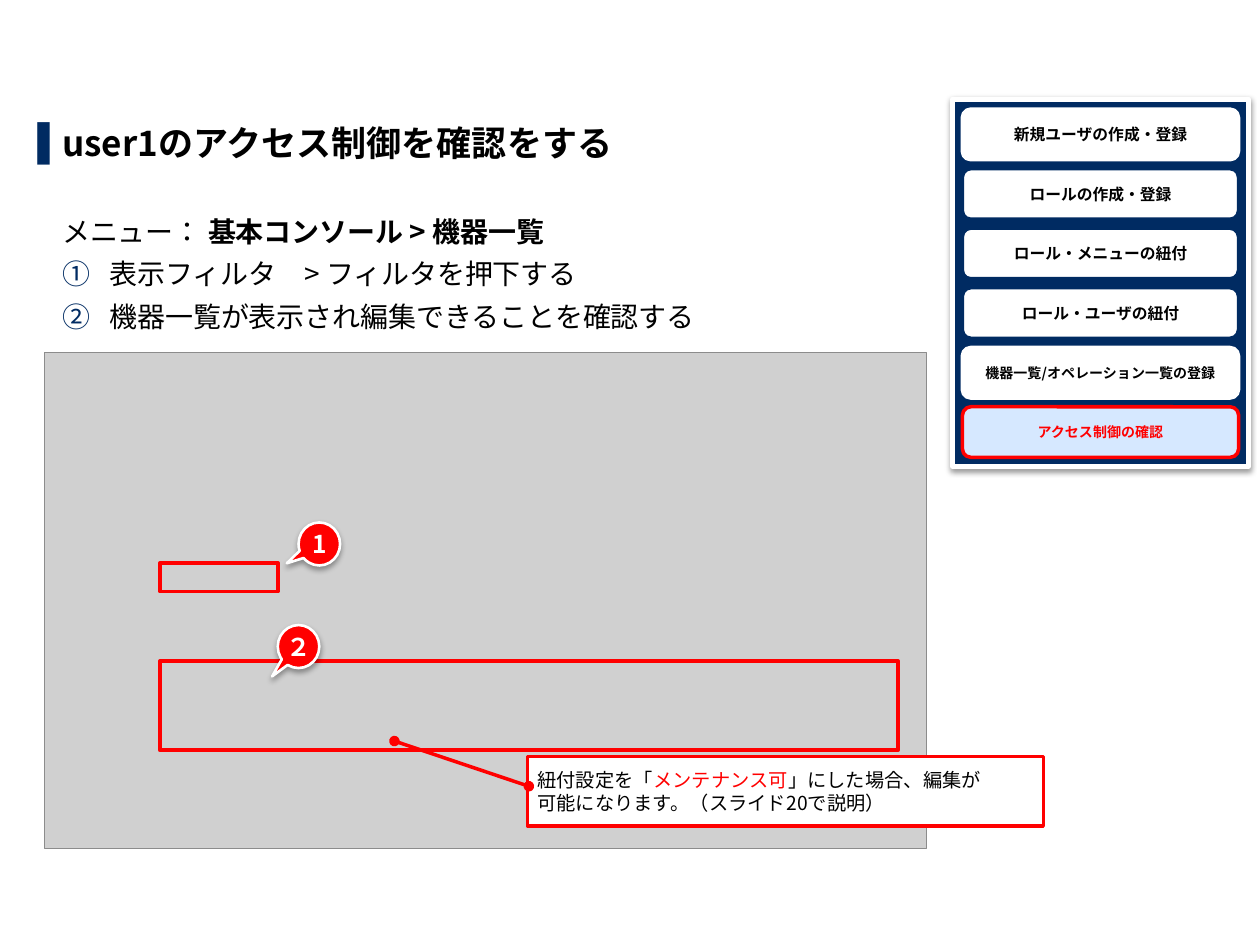
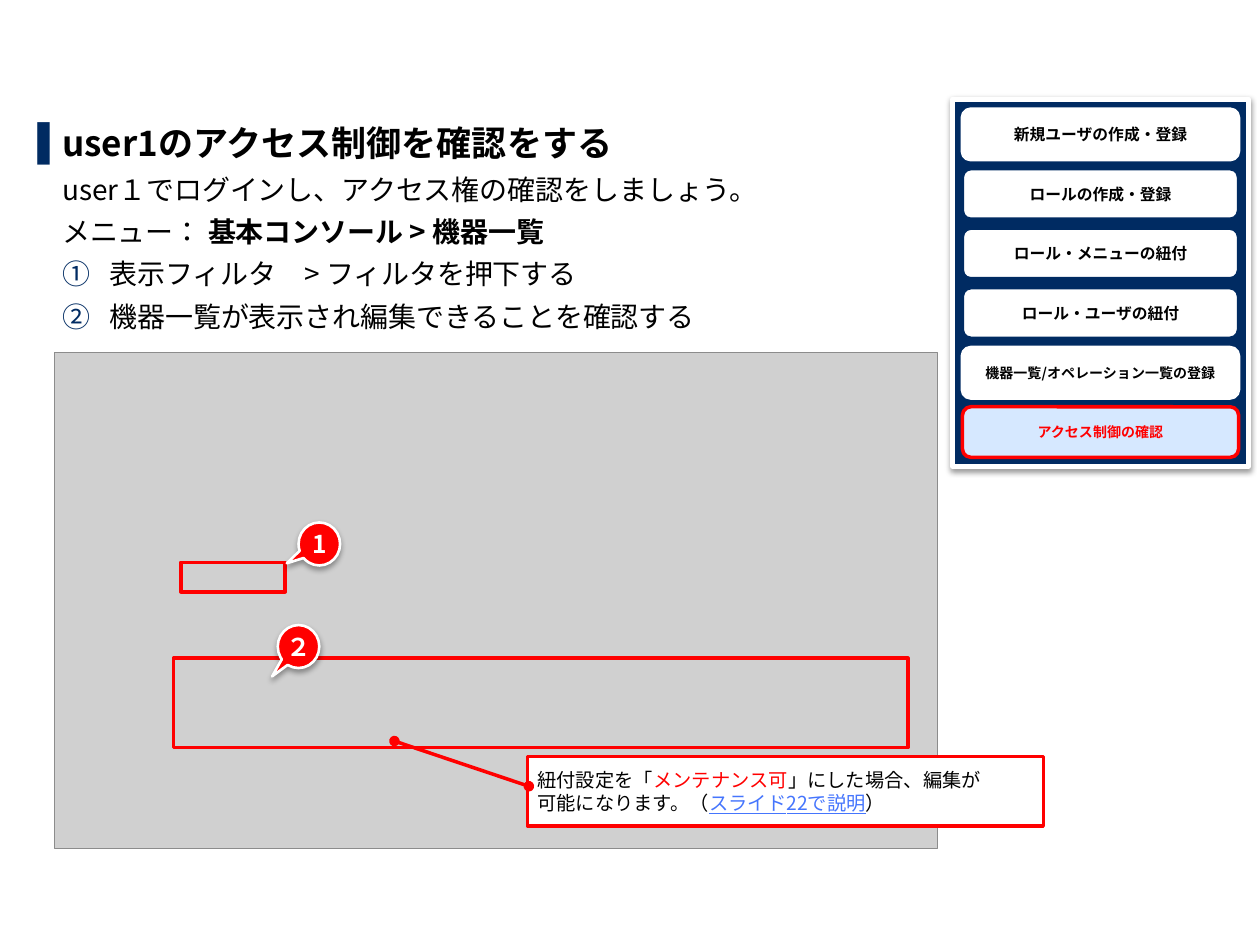
Before and after one commit to exastro-suite/it-automation-docs, a slide deck: slide 18 of asset/Learn_ja/ITA-base_practice_ja.pptx. Drawn at 1260x945 pixels with LibreOffice and Linux fonts; fonts in the diff are those of the drawing; grey boxes stand for pictures; background and template pictures are left out. Boxes give left, top, right and bottom in pixels: in the first picture for what was removed or moved away, otherwise in the second. Text is boxed around its words. In the diff, an @@ line names an element or a change of style, - is before the commit and + after.

```diff
--- a/asset/Learn_ja/ITA-base_practice_ja.pptx
+++ b/asset/Learn_ja/ITA-base_practice_ja.pptx
@@ text at (62, 176, 757, 203): paragraph added @@
+user１でログインし、アクセス権の確認をしましょう。
@@ picture: place and size @@
-picture at (44, 353, 926, 849)
+picture at (54, 353, 937, 849)
@@ rectangle: place and size @@
-rectangle at (160, 563, 278, 592)
+rectangle at (180, 562, 285, 591)
@@ rectangle: place and size @@
-rectangle at (160, 662, 898, 751)
+rectangle at (174, 658, 908, 747)
@@ text in border callout at (537, 793, 885, 814): text changed @@
-可能になります。（スライド20で説明）
+可能になります。（スライド22で説明）
```
Also in this commit, not shown: 32 other slides changed, 6 slides added, 3 other files.
